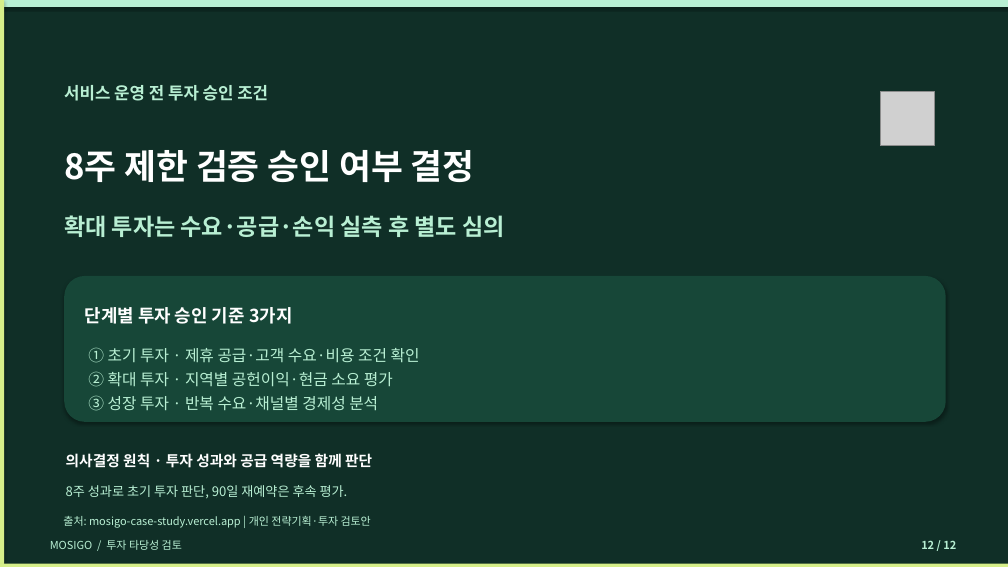
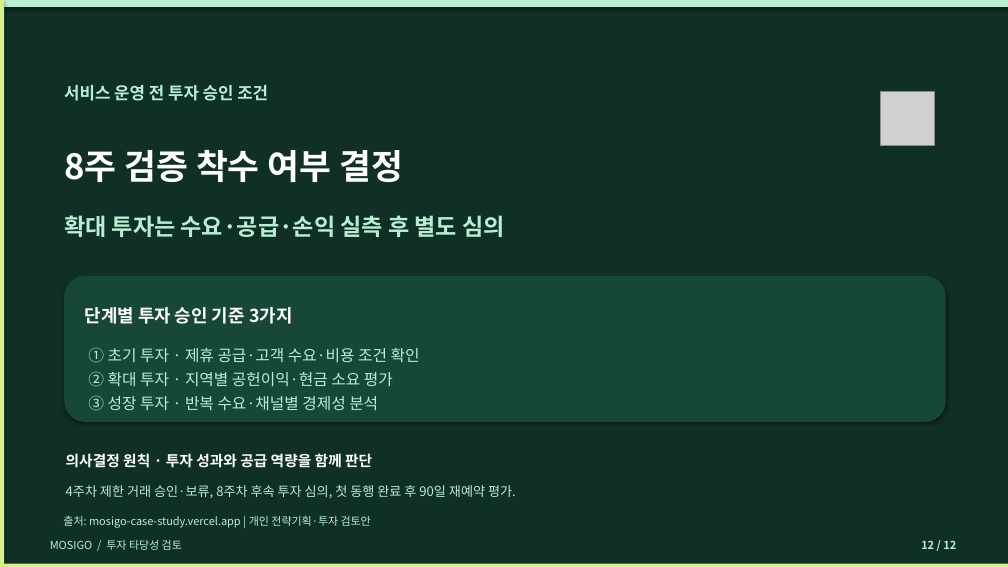
Before and after one commit to dohyunkimmm/mosigo-case-study, a slide deck: slide 12 of downloads/MOSIGO_IR_Investment_Review_12slides.pptx. Drawn at 1008x567 pixels with LibreOffice and Linux fonts; fonts in the diff are those of the drawing; grey boxes stand for pictures. Boxes give left, top, right and bottom in pixels: in the first picture for what was removed or moved away, otherwise in the second. Text is boxed around its words. In the diff, an @@ line names an element or a change of style, - is before the commit and + after.

```diff
--- a/downloads/MOSIGO_IR_Investment_Review_12slides.pptx
+++ b/downloads/MOSIGO_IR_Investment_Review_12slides.pptx
@@ text at <box>64,150,403,182</box>: text changed @@
-8주 제한 검증 승인 여부 결정
+8주 검증 착수 여부 결정
@@ text at <box>66,485,516,498</box>: text changed @@
-8주 성과로 초기 투자 판단, 90일 재예약은 후속 평가.
+4주차 제한 거래 승인·보류, 8주차 후속 투자 심의, 첫 동행 완료 후 90일 재예약 평가.
```
Also in this commit, not shown: 2 other slides changed, 10 other files.
